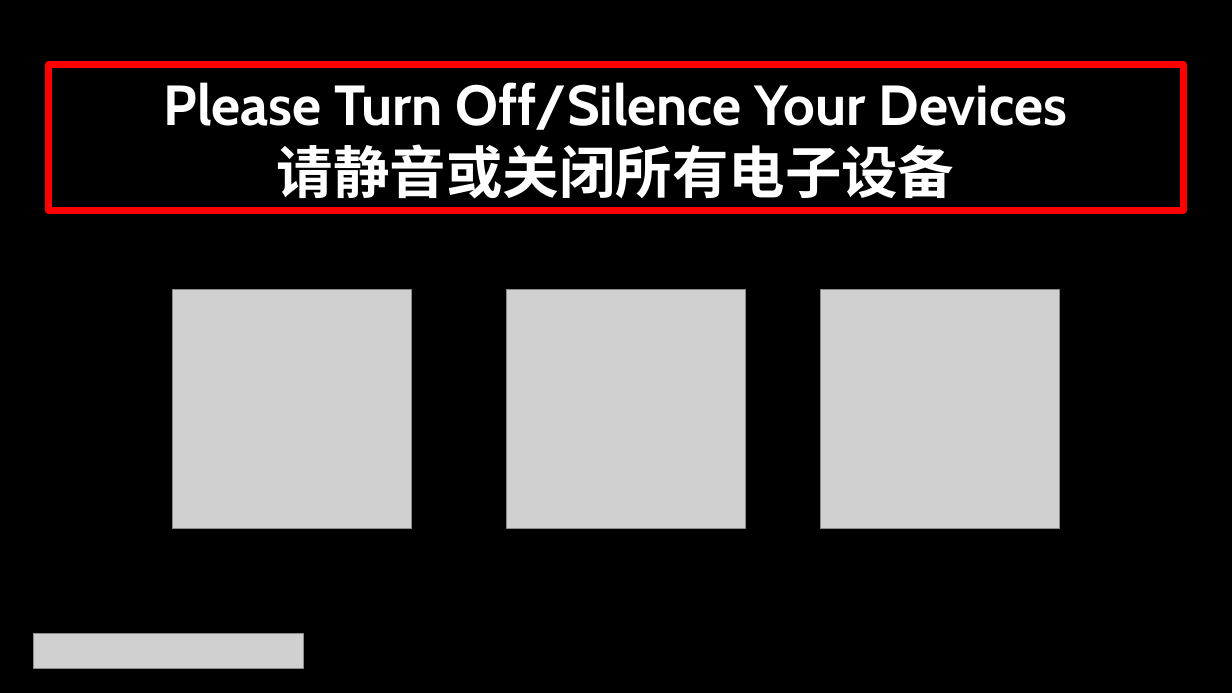
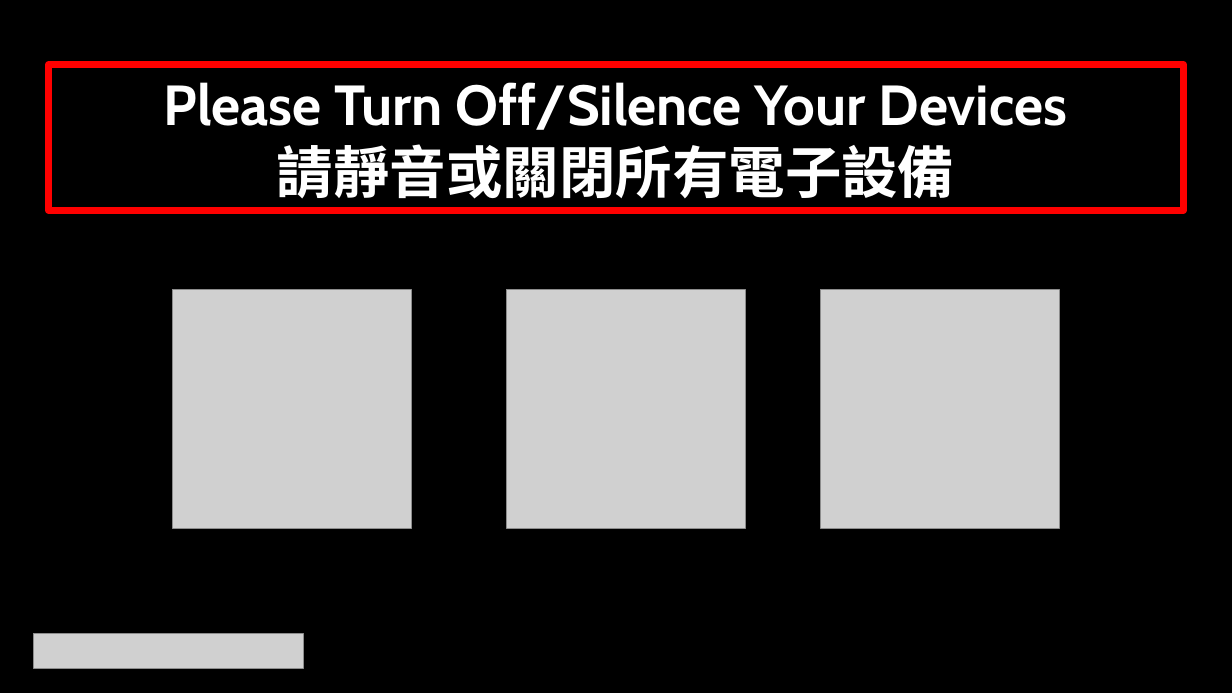
Before and after one commit to calebchanwy/tjc-powerpoint, a slide deck: slide 7 of TJCPowerPoint/Resources/ServiceWidescreen.pptx. Drawn at 1232x693 pixels with LibreOffice and Linux fonts; fonts in the diff are those of the drawing; grey boxes stand for pictures. Boxes give left, top, right and bottom in pixels: in the first picture for what was removed or moved away, otherwise in the second. Text is boxed around its words. In the diff, an @@ line names an element or a change of style, - is before the commit and + after.

```diff
--- a/TJCPowerPoint/Resources/ServiceWidescreen.pptx
+++ b/TJCPowerPoint/Resources/ServiceWidescreen.pptx
@@ text in rectangle at (277, 144, 955, 208): text changed @@
-请静音或关闭所有电子设备
+請靜音或關閉所有電子設備
```
Also in this commit, not shown: 6 other slides changed, 15 other files.
